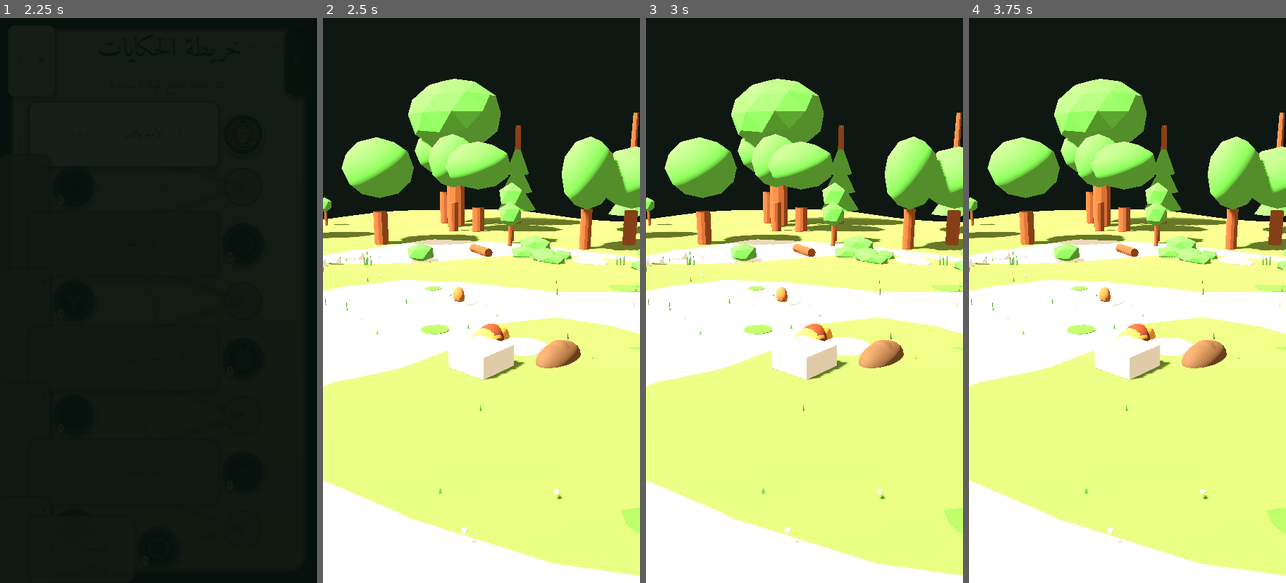
Above: before the commit, frames 1-4 (left to right).
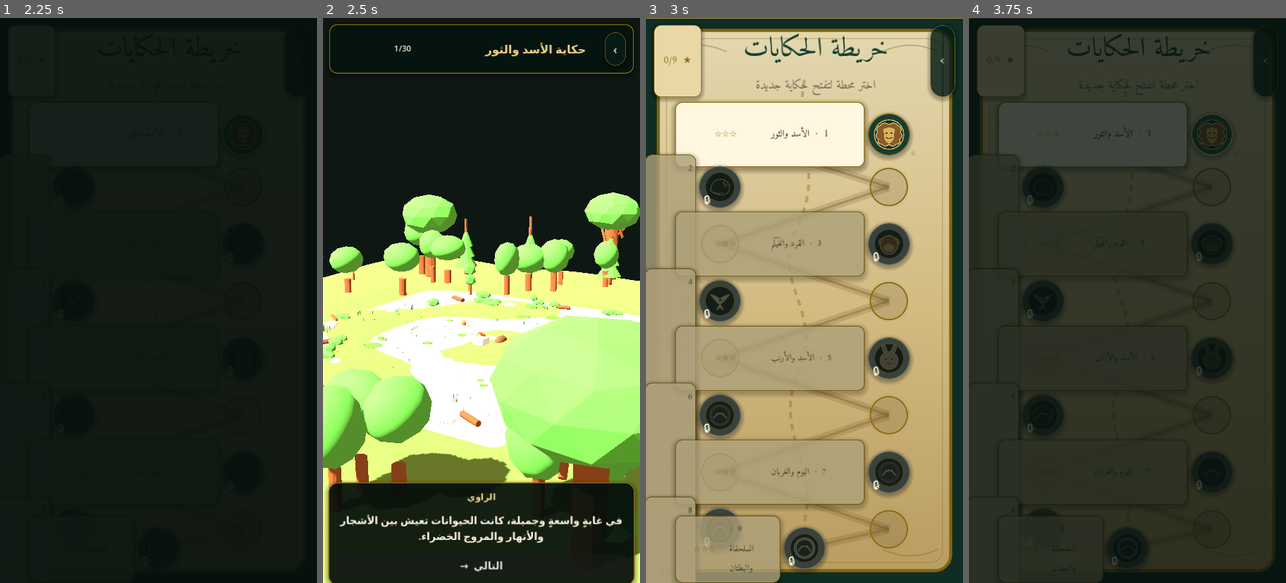
Above: after the commit, the same moments.

Repository: bdssmdkacem-dot/Kalila-Dimna
Game: Godot game, scene res://scenes/main_menu.tscn
Two runs of this game, one before a commit and one after it. Both use one fixed random seed, a clock stepped at 60 frames per second and the inputs below.
Inputs (mouse positions are in pixels of both pictures, inside the frame that each line leads up to):
- Up to frame 1 (2.25 s): click "⚙" at 0.5 s; click "▤" at 1.25 s; click (244, 136) at 2 s
- Up to frame 2 (2.5 s): no input
- Up to frame 3 (3 s): click (937, 46) at 2.75 s, where only the run after the commit has a clickable "‹"
- Up to frame 4 (3.75 s): click (1213, 136) at 3.52 s

Frame 1 is identical in both runs. In frame 2, 69% of the frame differs, in the area x 0-100%, y 1-100%; in frame 3, 97%, in the area x 0-100%, y 0-100%; in frame 4, 94%.

Commit message:
Make Lion and Bull 3D story fullscreen with synchronized narration

Diff:
--- a/scenes/scene01_3d.gd
+++ b/scenes/scene01_3d.gd
@@ -1,41 +1,221 @@
 extends Node3D
-## PHASE 53 - Scene 01 gameplay camera.
-## The Blender GLB is now the actual 3D story environment.
+## مشهد حكاية الأسد والثور: عرض ثلاثي الأبعاد بملء الشاشة مع سرد متزامن.
 
 const GLB_PATH := "res://assets/3d/kalila_dimna_scene01_v2.glb"
 const STORY_MAP := "res://scenes/story_map.tscn"
+const VOICE_DIR := "res://assets/audio/voice/"
+const FALLBACK_SECONDS_PER_CHAR := 0.055
 
 @onready var camera: Camera3D = $Camera3D
 @onready var glb_root: Node3D = $KalilaDimnaGLB
 
+var story: Dictionary = {}
+var segments: Array = []
+var segment_index := -1
+var audio: AudioStreamPlayer
+var speaker_label: Label
+var dialogue_label: Label
+var progress_label: Label
+var next_button: Button
+var auto_advance_tween: Tween
+var busy := false
+
 func _ready() -> void:
+	story = GameState.current_story
+	if story.is_empty():
+		push_warning("SCENE01: no selected story; returning to map")
+		get_tree().call_deferred("change_scene_to_file", STORY_MAP)
+		return
+	segments = story.get("segments", [])
 	if not ResourceLoader.exists(GLB_PATH):
 		push_error("SCENE01 3D: GLB NOT FOUND: " + GLB_PATH)
-		return
-
+		get_tree().call_deferred("change_scene_to_file", STORY_MAP)
+		return
+
+	_setup_camera()
+	_build_overlay()
+	if segments.is_empty():
+		dialogue_label.text = "تعذّر العثور على مقاطع هذه الحكاية."
+		next_button.text = "العودة إلى الخريطة"
+		return
+	_play_next_segment()
+
+func _setup_camera() -> void:
 	await get_tree().process_frame
 	camera.current = true
-
-	# Gameplay composition: focus on the central clearing instead of
-	# framing the complete 60m forest as a miniature map.
-	camera.position = Vector3(13.5, 8.5, 15.5)
-	camera.look_at(Vector3(0.0, 3.0, 0.0), Vector3.UP)
-	camera.fov = 58.0
-
-	var mesh_count := _count_visuals(glb_root)
-	print("SCENE01 3D TEST: PASS")
-	print("GLB: ", GLB_PATH)
-	print("VISIBLE NODES: ", mesh_count)
-	print("CAMERA: ", camera.position)
-
-func _count_visuals(root: Node) -> int:
-	var count := 0
-	for node in root.get_children():
-		if node is VisualInstance3D:
-			count += 1
-		count += _count_visuals(node)
-	return count
+	camera.near = 0.05
+	camera.far = 2000.0
+	var bounds := _collect_bounds(glb_root)
+	if bounds.size.length() > 0.01:
+		var center := bounds.position + bounds.size * 0.5
+		var radius := maxf(bounds.size.x, maxf(bounds.size.y, bounds.size.z)) * 0.5
+		radius = maxf(radius, 2.0)
+		# Portrait framing: use the narrower horizontal field of view so the scene
+		# remains large on a phone rather than appearing as a distant miniature.
+		var distance := maxf(radius * 1.35, 7.0)
+		camera.position = center + Vector3(distance * 0.62, distance * 0.30, distance)
+		camera.look_at(center, Vector3.UP)
+		camera.fov = 48.0
+	else:
+		camera.position = Vector3(0.0, 5.0, 10.0)
+		camera.look_at(Vector3.ZERO, Vector3.UP)
+		camera.fov = 48.0
+
+func _collect_bounds(root: Node) -> AABB:
+	var result := AABB()
+	var found := false
+	for node in root.find_children("*", "VisualInstance3D", true, false):
+		var visual := node as VisualInstance3D
+		var box := visual.get_aabb()
+		if box.size.length() <= 0.001:
+			continue
+		var transformed := _transform_aabb(box, visual.global_transform)
+		if not found:
+			result = transformed
+			found = true
+		else:
+			result = result.merge(transformed)
+	return result
+
+func _transform_aabb(box: AABB, transform: Transform3D) -> AABB:
+	var result := AABB()
+	var first := true
+	for x in [box.position.x, box.end.x]:
+		for y in [box.position.y, box.end.y]:
+			for z in [box.position.z, box.end.z]:
+				var point := transform * Vector3(x, y, z)
+				if first:
+					result = AABB(point, Vector3.ZERO)
+					first = false
+				else:
+					result = result.expand(point)
+	return result
+
+func _build_overlay() -> void:
+	var layer := CanvasLayer.new()
+	layer.layer = 5
+	add_child(layer)
+	var root := Control.new()
+	root.set_anchors_and_offsets_preset(Control.PRESET_FULL_RECT)
+	root.mouse_filter = Control.MOUSE_FILTER_PASS
+	root.layout_direction = Control.LAYOUT_DIRECTION_RTL
+	layer.add_child(root)
+
+	var top := PanelContainer.new()
+	top.set_anchors_preset(Control.PRESET_TOP_WIDE)
+	top.offset_left = 14
+	top.offset_right = -14
+	top.offset_top = 14
+	top.offset_bottom = 86
+	top.add_theme_stylebox_override("panel", UI.box(Color(0.02, 0.08, 0.06, 0.82), 18, 2, UI.C_GOLD_DARK))
+	root.add_child(top)
+	var top_row := HBoxContainer.new()
+	top_row.add_theme_constant_override("separation", 8)
+	top.add_child(top_row)
+	var back := UI.icon_button("‹", 28, 48)
+	back.tooltip_text = "العودة إلى خريطة الحكايات"
+	back.pressed.connect(_go_map)
+	top_row.add_child(back)
+	var title := UI.label("حكاية الأسد والثور", 26, UI.C_GOLD_LIGHT)
+	title.size_flags_horizontal = Control.SIZE_EXPAND_FILL
+	top_row.add_child(title)
+	progress_label = UI.label("", 18, UI.C_PAPER_LIGHT)
+	progress_label.custom_minimum_size.x = 72
+	top_row.add_child(progress_label)
+
+	var bottom := PanelContainer.new()
+	bottom.set_anchors_preset(Control.PRESET_BOTTOM_WIDE)
+	bottom.offset_left = 12
+	bottom.offset_right = -12
+	bottom.offset_top = -228
+	bottom.offset_bottom = -12
+	bottom.add_theme_stylebox_override("panel", UI.box(Color(0.015, 0.055, 0.04, 0.90), 22, 2, UI.C_GOLD_DARK))
+	root.add_child(bottom)
+	var content := VBoxContainer.new()
+	content.add_theme_constant_override("separation", 6)
+	bottom.add_child(content)
+	speaker_label = UI.label("الراوي", 20, UI.C_GOLD_LIGHT)
+	speaker_label.custom_minimum_size.y = 30
+	content.add_child(speaker_label)
+	dialogue_label = UI.label("", 23, UI.C_PAPER_LIGHT)
+	dialogue_label.custom_minimum_size.y = 102
+	dialogue_label.size_flags_vertical = Control.SIZE_EXPAND_FILL
+	content.add_child(dialogue_label)
+	next_button = UI.button("متابعة الحكاية  →", 23, 54)
+	next_button.pressed.connect(_on_next_pressed)
+	content.add_child(next_button)
+
+	audio = AudioStreamPlayer.new()
+	audio.bus = "Master"
+	audio.finished.connect(_on_audio_finished)
+	add_child(audio)
+
+func _speaker_name(value: String) -> String:
+	match value:
+		"lion": return "الأسد · بينغالاكا"
+		"bull": return "الثور · سانجيفاكا"
+		_: return "الراوي"
+
+func _voice_path(index: int) -> String:
+	return "%s%s_%02d.ogg" % [VOICE_DIR, String(story.get("id", "lion_bull")), index + 1]
+
+func _play_next_segment() -> void:
+	if busy:
+		return
+	segment_index += 1
+	if segment_index >= segments.size():
+		_go_map()
+		return
+	busy = true
+	var seg: Dictionary = segments[segment_index]
+	dialogue_label.text = String(seg.get("text", ""))
+	speaker_label.text = _speaker_name(String(seg.get("speaker", "")))
+	progress_label.text = "%d/%d" % [segment_index + 1, segments.size()]
+	next_button.text = "التالي  →"
+	audio.stop()
+	if auto_advance_tween and auto_advance_tween.is_running():
+		auto_advance_tween.kill()
+	var voice := _voice_path(segment_index)
+	if ResourceLoader.exists(voice):
+		var stream := load(voice) as AudioStream
+		if stream:
+			audio.stream = stream
+			audio.play()
+			return
+	# Keep the spoken-text pacing when a particular clip is not available.
+	var duration := maxf(2.0, dialogue_label.text.length() * FALLBACK_SECONDS_PER_CHAR)
+	auto_advance_tween = create_tween()
+	auto_advance_tween.tween_interval(duration)
+	auto_advance_tween.tween_callback(_finish_segment)
+
+func _on_audio_finished() -> void:
+	_finish_segment()
+
+func _finish_segment() -> void:
+	if not busy:
+		return
+	busy = false
+	next_button.text = "متابعة الحكاية  →"
+
+func _on_next_pressed() -> void:
+	if segment_index >= segments.size() or segments.is_empty():
+		_go_map()
+		return
+	if busy:
+		audio.stop()
+		if auto_advance_tween and auto_advance_tween.is_running():
+			auto_advance_tween.kill()
+			busy = false
+		else:
+			busy = false
+		_play_next_segment()
+	else:
+		_play_next_segment()
+
+func _go_map() -> void:
+	audio.stop()
+	get_tree().change_scene_to_file(STORY_MAP)
 
 func _unhandled_input(event: InputEvent) -> void:
 	if event.is_action_pressed("ui_cancel"):
-		get_tree().change_scene_to_file(STORY_MAP)
+		_go_map()
